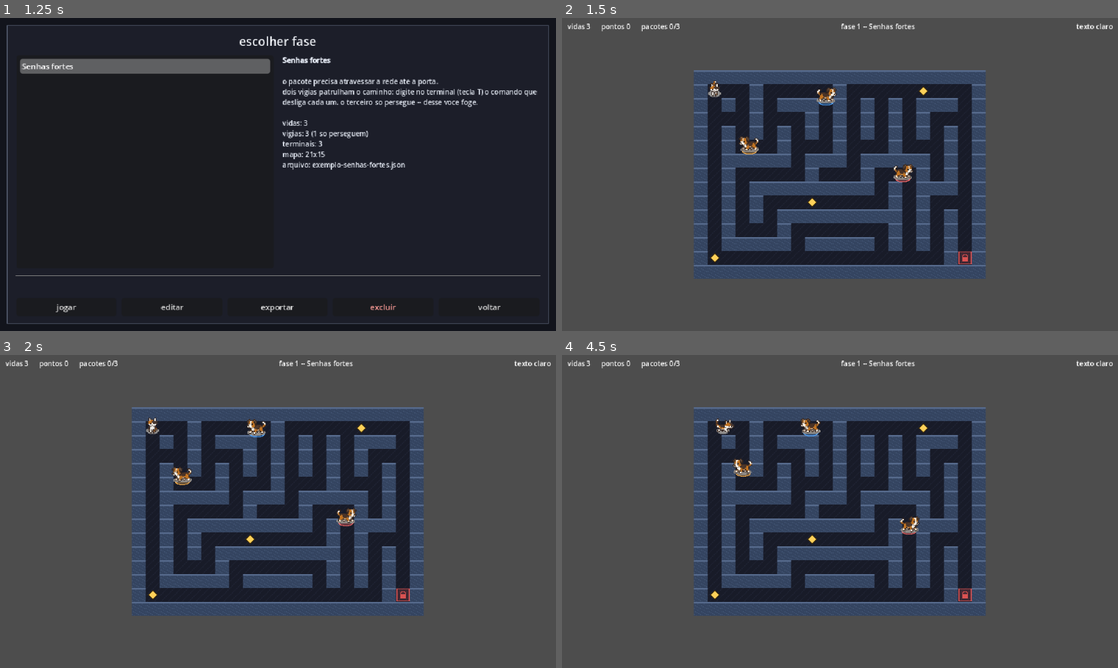
Above: before the commit, frames 1-4 (two rows, left to right).
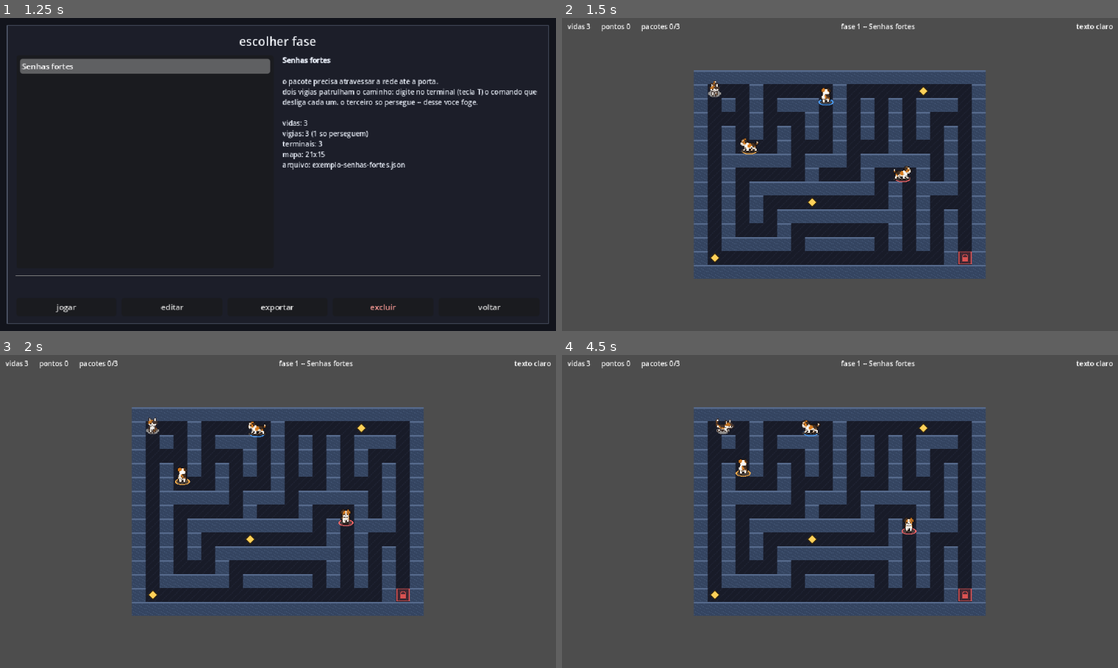
Above: after the commit, the same moments.

Repository: Morc3go/purr-bytes-cliente
Game: Godot game, scene res://cenas/ui/menu_principal.tscn
The game is run twice, just before and just after one commit, with the same random seed, the same clock (stepped at 60 frames per second) and the same inputs.
Inputs (mouse positions are in pixels of both pictures, inside the frame that each line leads up to):
- Up to frame 1 (1.25 s): click "escolher fase" at 0.5 s
- Up to frame 2 (1.5 s): click "jogar" at 1.25 s
- Up to frame 3 (2 s): no input
- Up to frame 4 (4.5 s): tap Enter at 2, 2.85, 4.25 s; hold D (mover_direita) 2.03-2.78 s; hold T (abrir_terminal) 2.03-2.78 s; tap Space at 2.75 s; hold S (mover_baixo) 2.78-3.5 s; click (840, 646) at 3.52 s; type "12" at 3.6 s; hold D (mover_direita) from 4.28 s (still down); hold T (abrir_terminal) from 4.28 s (still down)

Frame 1 is identical in both runs. In frame 2, 0.4% of the frame differs, in the area x 31-64%, y 22-52%; in frame 3, 0.4%; in frame 4, 0.4%, in the area x 30-65%, y 20-57%.

Commit message:
arte: troca a folha do cachorro por uma com as quatro direcoes
A folha anterior so tinha lateral, e o cachorro andava de lado ate na
vertical. A nova tem costas, frente e as duas laterais. Como o contorno
da arte e preto igual ao fundo, a silhueta vem da forma (buracos
internos preenchidos) e o contorno externo e redesenhado.

Co-Authored-By: Claude Opus 5.5 <noreply@anthropic.com>
Claude-Session: https://claude.ai/code/session_012A3HcGRZ4ZYrhbeEK5eVCX

Diff:
--- a/cenas/base/cachorro.tscn
+++ b/cenas/base/cachorro.tscn
@@ -27,7 +27,6 @@
 animation = &"parado"
 autoplay = "parado"
 script = ExtResource("3_animador")
-lateral_no_eixo_vertical = true
 
 [node name="Colisao" type="CollisionShape2D" parent="."]
 shape = SubResource("RectangleShape2D_cachorro")
--- a/tests/teste_sprites.gd
+++ b/tests/teste_sprites.gd
@@ -101,20 +101,30 @@
 	cachorro.free()
 
 
-func teste_cachorro_sem_costas_fica_na_lateral_ao_andar_na_vertical() -> void:
+func teste_cachorro_anda_nas_quatro_direcoes() -> void:
+	# A folha atual do cachorro tem costas e frente: subindo ele mostra as
+	# costas, em vez de andar de lado como a folha anterior obrigava.
 	var cachorro: Cachorro = (load("res://cenas/base/cachorro.tscn") as PackedScene).instantiate() as Cachorro
 	get_tree().root.add_child(cachorro)
 	var sprite: AnimadorDirecional = cachorro.get_node("Sprite") as AnimadorDirecional
-	afirmar_verdadeiro(sprite.lateral_no_eixo_vertical, "folha do cachorro nao tem costas")
-	sprite.atualizar(Vector2(-60, 0))
+	afirmar_falso(sprite.lateral_no_eixo_vertical, "folha com costas: nada de lateral na vertical")
 	sprite.atualizar(Vector2(0, -60))
-	afirmar_igual(sprite.animation, AnimadorDirecional.ANDAR_ESQUERDA,
-		"subindo depois de ir para a esquerda: continua de lado, virado para a esquerda")
-	sprite.atualizar(Vector2(60, 0))
+	afirmar_igual(sprite.animation, AnimadorDirecional.ANDAR_CIMA, "subindo: costas")
 	sprite.atualizar(Vector2(0, 60))
-	afirmar_igual(sprite.animation, AnimadorDirecional.ANDAR_DIREITA, "descendo depois da direita")
+	afirmar_igual(sprite.animation, AnimadorDirecional.ANDAR_BAIXO, "descendo: frente")
 	cachorro.free()
 
+
+func teste_folha_sem_costas_pode_ficar_na_lateral() -> void:
+	# Recurso do AnimadorDirecional para folhas sem vista de costas.
+	var animador := AnimadorDirecional.new()
+	animador.lateral_no_eixo_vertical = true
+	animador.sprite_frames = load("res://recursos/arte/cachorro_frames.tres") as SpriteFrames
+	animador.atualizar(Vector2(-60, 0))
+	animador.atualizar(Vector2(0, -60))
+	afirmar_igual(animador.animation, AnimadorDirecional.ANDAR_ESQUERDA,
+		"subindo depois de ir para a esquerda: continua de lado")
+	animador.free()
 
 func teste_fase_ordena_personagens_por_altura() -> void:
 	# Sprite de 24px sobre tile de 16 invade a celula de cima: sem y-sort, um
Binary file changed: recursos/arte/cachorro.png
Binary file changed: tools/arte/cachorro_original.webp
Not shown, changed: docs/decisoes/0013-arte-dos-personagens.md
Not shown, changed: tools/arte/extrair_cachorro.py
